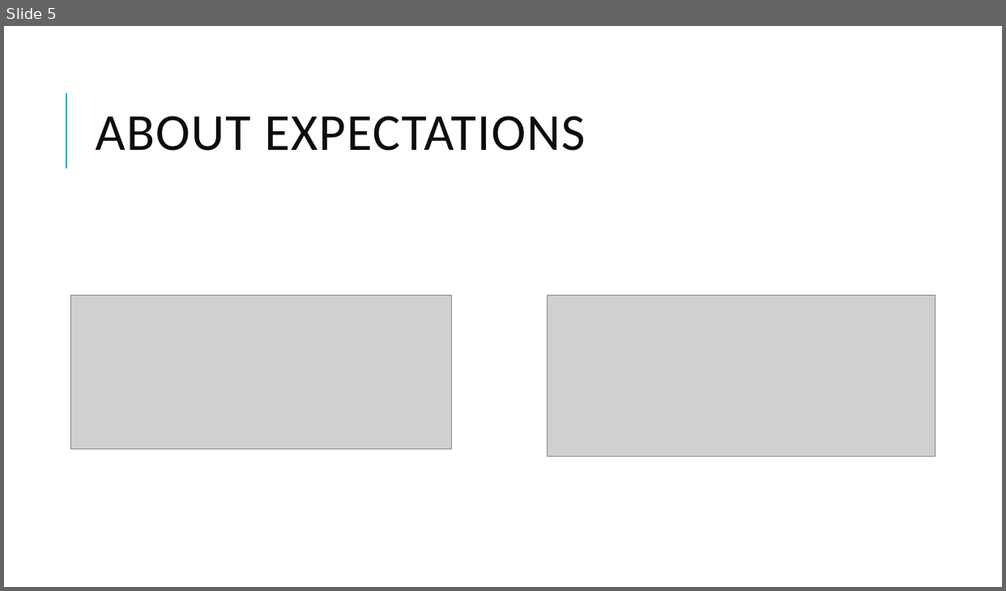
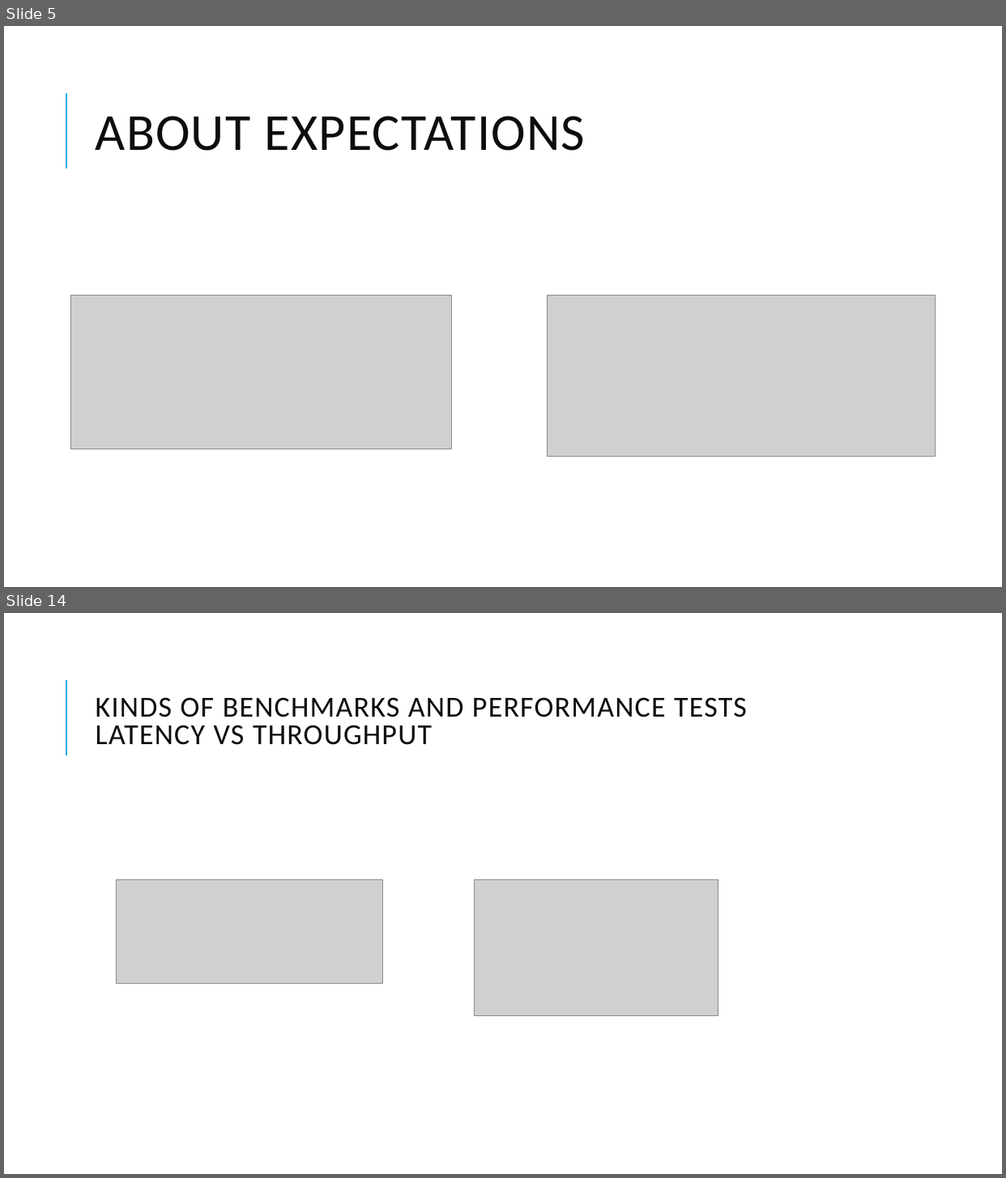
Before and after one commit to sheltertake/dotbench-workshop, a slide deck: intro.pptx. Shown one above the other, each under a label of ours: slide 5 before the commit, slides 5 and 14 after it; the slides between them are not shown. The pictures are 1006x591 and 1006x1178 pixels, drawn with LibreOffice and Linux fonts; fonts in the diff are those of the drawing; grey boxes stand for pictures. Boxes give left, top, right and bottom in pixels: in the first picture for what was removed or moved away, otherwise in the second. Text is boxed around its words. In the diff, an @@ line names an element or a change of style, - is before the commit and + after.

```diff
--- a/intro.pptx
+++ b/intro.pptx
@@ slide 14 added at (4, 613, 1002, 1174), background #FFFFFF; not listed: 1 template element that a slide beside it also shows @@
@@ title added at (96, 697, 747, 745), 28 pt, text #0D0D0D @@
+KINDS OF BENCHMARKS AND PERFORMANCE TESTS
+LATENCY VS THROUGHPUT
@@ picture added at (116, 879, 382, 983) @@
@@ picture added at (474, 879, 718, 1016) @@
```
Also in this commit, not shown: 3 slides changed, 6 other slides added, 1 slide removed.
